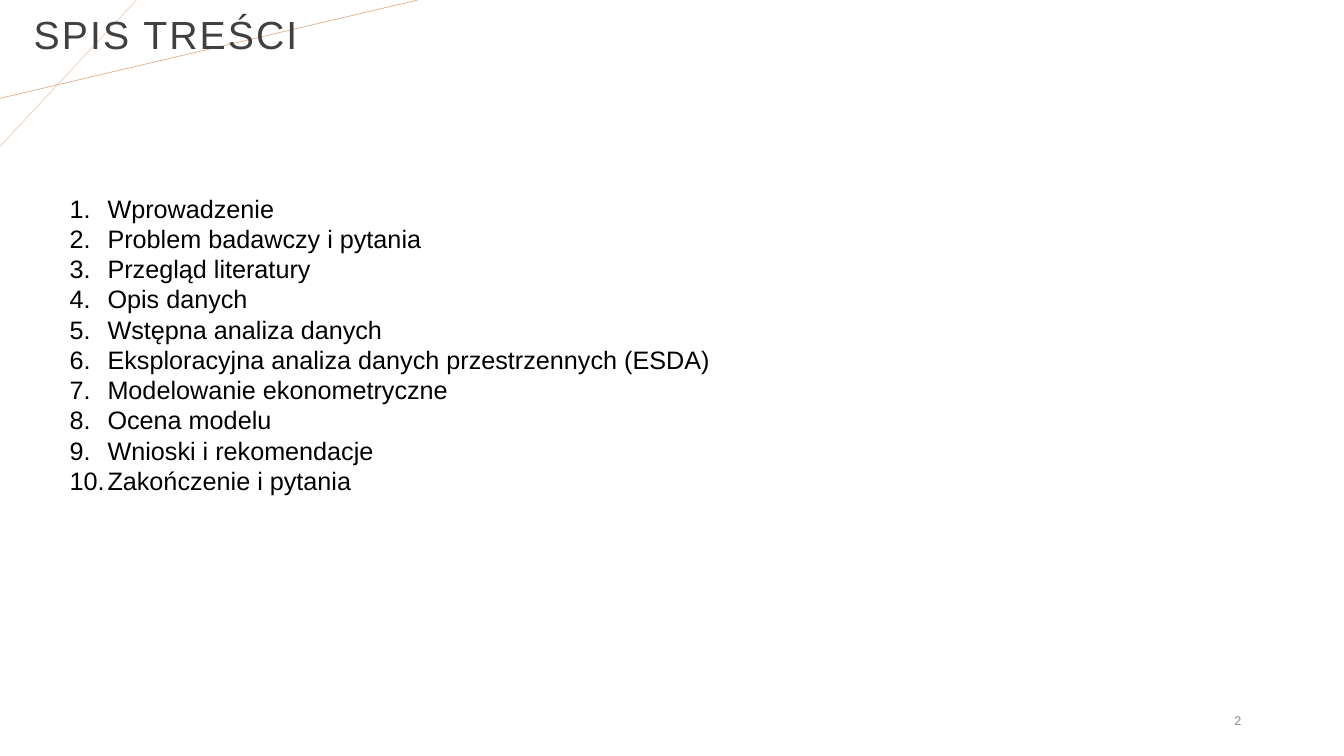
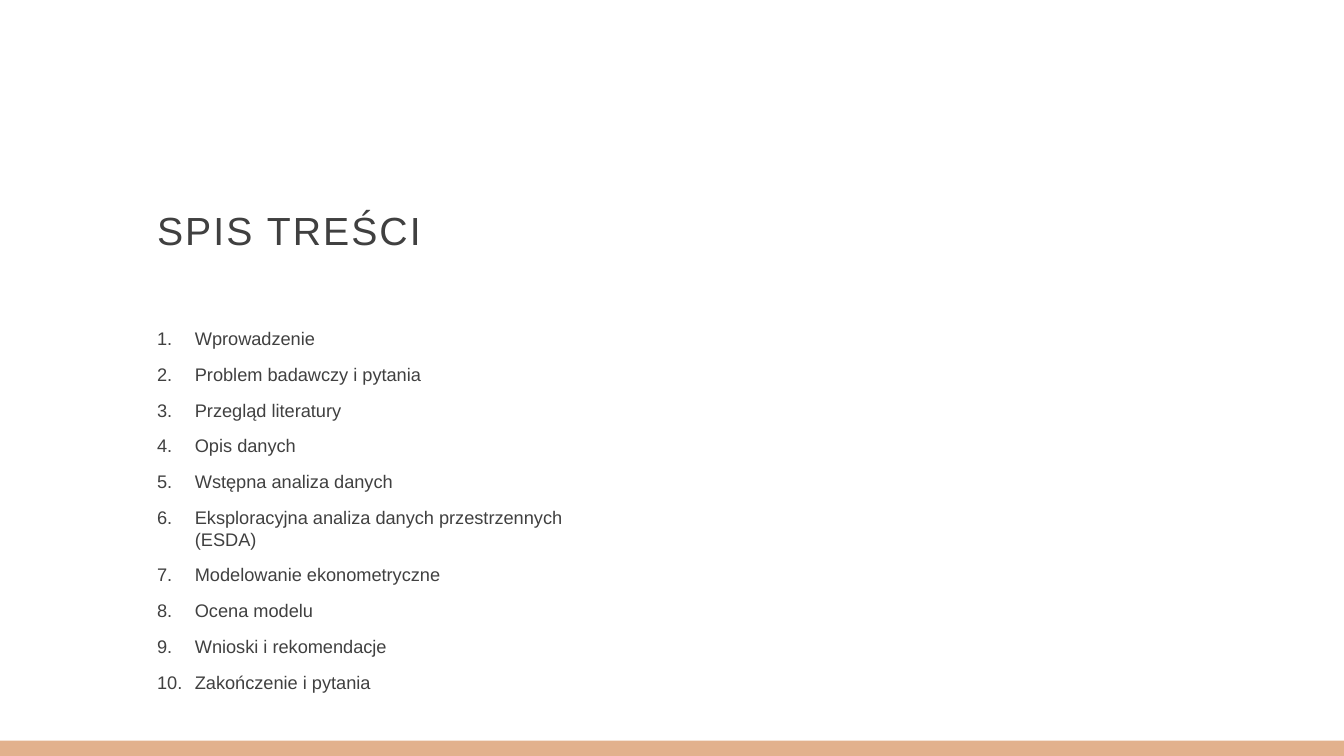
Before and after one commit to iZabela0001/Ekonometria-Przestrzenna, a slide deck: slide 2 of Ekonometria przestrzenna.pptx. Drawn at 1344x756 pixels with LibreOffice and Linux fonts; fonts in the diff are those of the drawing; background and template pictures are left out. Boxes give left, top, right and bottom in pixels: in the first picture for what was removed or moved away, otherwise in the second. Text is boxed around its words. In the diff, an @@ line names an element or a change of style, - is before the commit and + after.

Commit message:
- dodanie spisu literatury - przygotowanie slajdów pod content

```diff
--- a/Ekonometria przestrzenna.pptx
+++ b/Ekonometria przestrzenna.pptx
@@ line removed from (136, 0) to (0, 146) @@
@@ line removed from (418, 0) to (0, 99) @@
@@ title "SPIS TREŚCI": place and size @@
-title "SPIS TREŚCI" at [34, 18, 297, 57]
+title "SPIS TREŚCI" at [157, 214, 421, 246]
@@ title "SPIS TREŚCI" at [157, 214, 421, 246]: alignment centre to left; vertical alignment middle to bottom @@
@@ text "Wprowadzenie": place and size @@
-text "Wprowadzenie" at [108, 199, 709, 495]
+text "Wprowadzenie" at [195, 332, 562, 693]
@@ text "Wprowadzenie" at [195, 332, 562, 693]: size 18 to 12.9 pt, text colour #000000 to #404040; more space between paragraphs @@
@@ page number removed at [1234, 716, 1241, 725] @@
-2
@@ rectangle added at [0, 741, 1344, 756], fill #E2B18D @@
```
Also in this commit, not shown: 3 other slides changed, 8 slides added.
